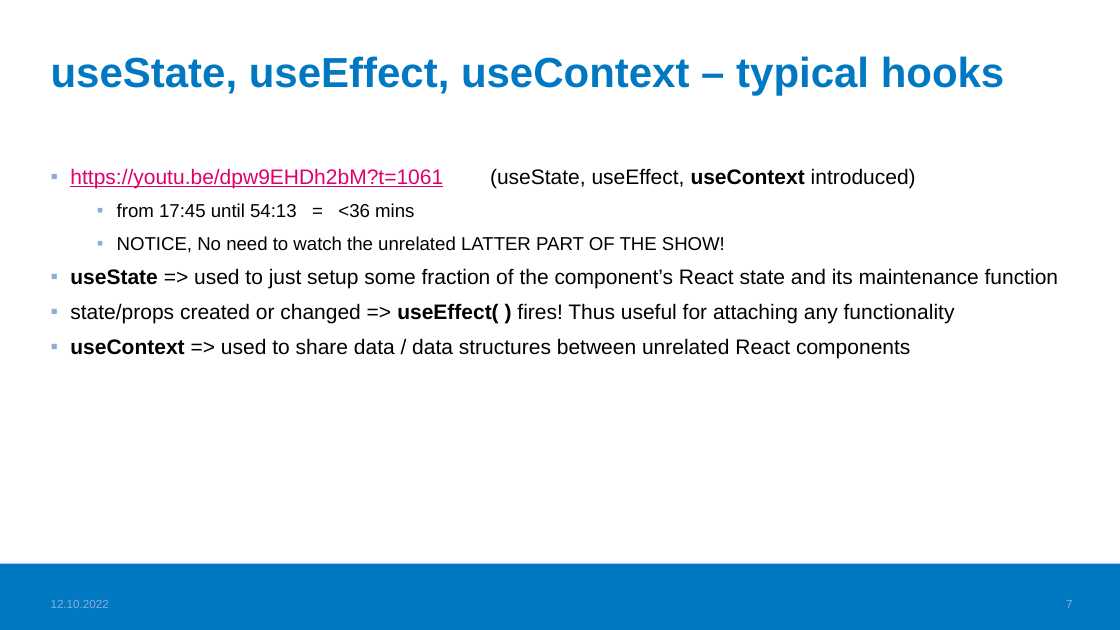
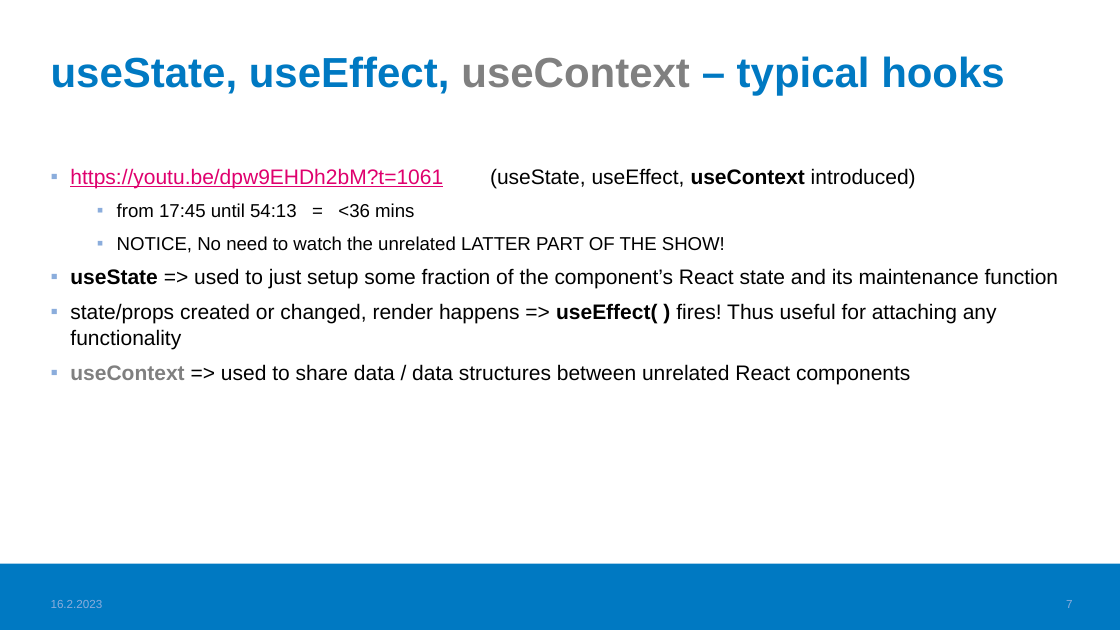
Before and after one commit to valju/docs_frontend_design, a slide deck: slide 7 of FrontendStuff_ForExam.pptx. Drawn at 1120x630 pixels with LibreOffice and Linux fonts; fonts in the diff are those of the drawing; background and template pictures are left out. Boxes give left, top, right and bottom in pixels: in the first picture for what was removed or moved away, otherwise in the second. Text is boxed around its words. In the diff, an @@ line names an element or a change of style, - is before the commit and + after.

```diff
--- a/FrontendStuff_ForExam.pptx
+++ b/FrontendStuff_ForExam.pptx
@@ title "useState, useEffect, useContext – typical ..." at [51,56,1005,96]: text colour #0079C2 to #808080 in "useContext" @@
@@ text at [70,303,997,349]: text changed @@
-▪ state/props created or changed => useEffect( ) fires! Thus useful for attaching any functionality
+▪ state/props created or changed, render happens => useEffect( ) fires! Thus useful for attaching any functionality
@@ text at [70,364,910,384]: text colour #000000 to #808080 in "useContext" @@
@@ text at [51,600,103,608]: text changed @@
-12.10.2022
+16.2.2023
```
Also in this commit, not shown: 19 other slides changed, 1 other file.
